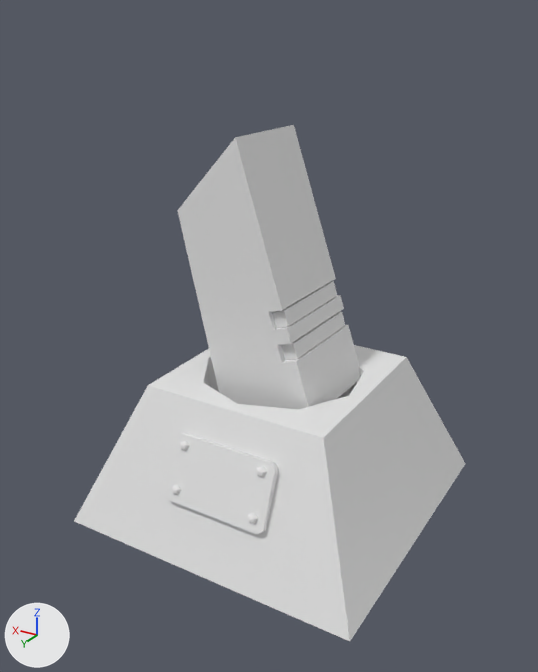
Two versions of the FBX model Tower Defense/Assets/Art/3D/Canon turret/Canon turret Empty.fbx, one commit apart.
Rendered twice from a 50 mm lens placed at (-3.23, 5.62, 3.73), pointed at (0.01, 0.21, 1.02). Arrows for +X, +Y and +Z are at lower left; the lights stay in place. Where no turn or scale is listed for an object, it has been applied to the vertices. Vertices at the same position are counted once.
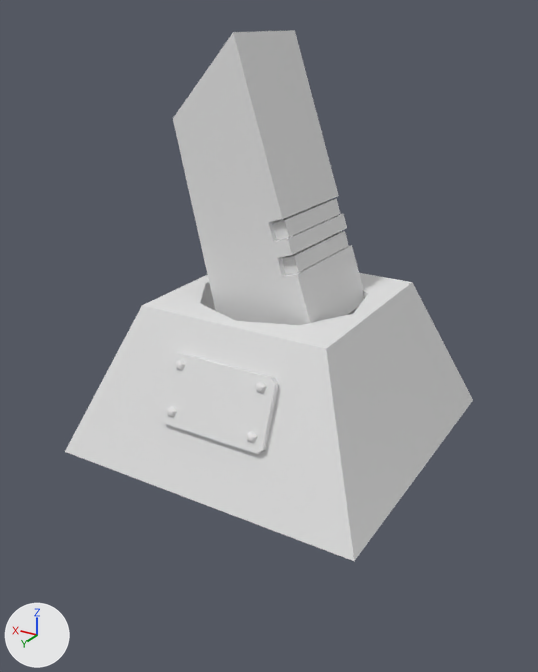
Commit message: Canon turret things 6

The change, as a diff of the scene's bpy script:
```diff
--- a/Tower Defense/Assets/Art/3D/Canon turret/Canon turret Empty.fbx.py
+++ b/Tower Defense/Assets/Art/3D/Canon turret/Canon turret Empty.fbx.py
@@ me_cube_003 @@
 # used by ob_cube_003; location = (-0.13, 0.0, 0.34)
-me_cube_003.from_pydata(...)  # 56 vertices, 36 faces; spans x -0.52..0.96, y -0.51..0.52, z -0.19..2.48
+me_cube_003.from_pydata(...)  # 179 vertices, 151 faces; spans x -1.49..1.46, y -1.48..1.48, z 0.0..3.61
+# me_cube_003 part 1: the loose piece of 8 vertices spanning x -0.23..-0.02, y -0.44..0.44, z 0.89..1.08 is moved by (-0.13, 0.0, 1.13)
+# me_cube_003 part 2: the loose piece of 40 vertices spanning x -0.52..0.96, y -0.51..0.52, z -0.19..2.48 is moved by (-0.13, 0.0, 1.13)
+# me_cube_003 part 3: the loose piece of 8 vertices spanning x -0.32..-0.12, y -0.44..0.44, z 0.6..0.8 is moved by (-0.13, 0.0, 1.13)
+# me_cube_003 part 4: a new loose piece of 63 vertices spanning x -1.49..1.46, y -1.48..1.48, z 0.0..1.38
+# me_cube_003 part 5: a new loose piece of 16 vertices spanning x -0.58..0.45, y 0.97..1.32, z 0.49..1.11
+# me_cube_003 part 6
+# 44 vertices are added at x -0.52..0.38, y 1.1..1.31, z 0.61..1.07
+# 44 new faces join them
@@ ob_cube_003 @@
 ob_cube_003 = bpy.data.objects.new('Cube.003', me_cube_003)
-ob_cube_003.location = (-0.13, 0.0, 0.34)
+ob_cube_003.location = (0.0, 0.0, 0.0)
@@ ob_cube @@
-ob_cube = bpy.data.objects.new('Cube', me_cube)
-ob_cube.location = (-0.01, 0.0, 0.21)
```

Where the change shows, as pixel boxes [x1, y1, x2, y2] in the pictures (538 x 672 px; the box of a moved part takes in the faces that stretch with it):
'Cube.003', reshaped, moved (122% wider, 86% taller): before [177, 125, 360, 410]; after [65, 30, 473, 561]
'Cube', deleted: before [74, 345, 465, 641]
part 1 of me_cube_003, moved or reshaped: before [272, 281, 337, 328]; after [272, 198, 340, 240]
part 2 of me_cube_003, moved or reshaped: before [177, 125, 360, 410]; after [173, 30, 364, 325]
part 3 of me_cube_003, moved or reshaped: before [281, 311, 345, 360]; after [281, 231, 349, 275]
part 4 of me_cube_003, added: after [65, 273, 473, 561]
part 5 of me_cube_003, added: after [159, 352, 279, 454]
part 6 of me_cube_003, added: after [167, 359, 267, 443]
